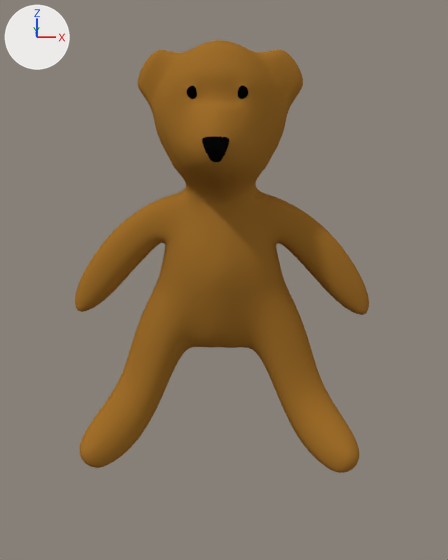
A saved change to the Blender file Blender/DopeBear/dope_bear_8.blend.
The view is the same before and after, from a 50 mm lens placed at (-0.03, -2.78, 1.91), pointed at (0.04, 0.27, 1.12). The lights are fixed; the arrows at upper left show +X, +Y and +Z.

Before the edit, the objects in view are built like this:
```python
me_cube_002 = bpy.data.meshes.new('Cube.002')
me_cube_002.from_pydata(...)  # 1232 vertices, 1193 faces; spans x 0.0..2.35, y -1.27..1.07, z -2.9..3.4
# faces by material slot: [1045, 4, 144]
me_cube_002.materials.append(mat_material)  # brown #a2702c
me_cube_002.materials.append(mat_material_003)  # black #080808
me_cube_002.materials.append(mat_eyes)  # black #030303
ob_body = bpy.data.objects.new('body', me_cube_002)
ob_body.location = (0.027, 0.577, 1.073)
ob_body.rotation_euler = (0.0, 0.0, -0.0601)  # degrees (0, 0, -3.4)
ob_body.scale = (0.359, 0.359, 0.359)
_m = ob_body.modifiers.new('Mirror', 'MIRROR')
_m.use_clip = True
_m = ob_body.modifiers.new('Subsurf', 'SUBSURF')
_m.levels = 2
```
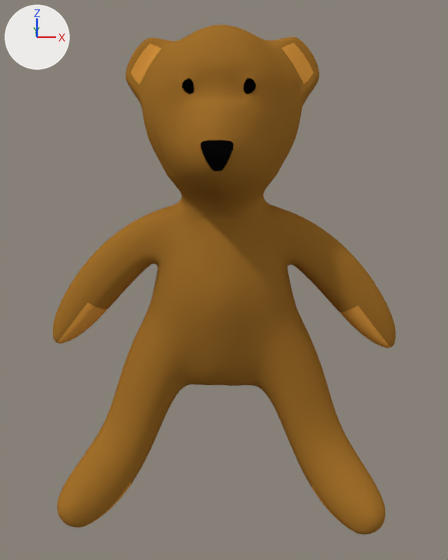
Commit message: DopeBear: added bow knot for bear

Pixel boxes [x1, y1, x2, y2] of what changed, in the pictures (448 x 560 px):
'body', reshaped, moved (17% wider, 18% taller)
    before: [75, 40, 369, 473]
    after: [53, 25, 396, 535]
part 1 of me_cube_002, built on
    before: [138, 48, 303, 126]
    after: [54, 34, 394, 385]
part 2 of me_cube_002, recoloured
    before: [82, 279, 362, 471]
    after: [62, 307, 387, 530]

The change, as a diff of the scene's bpy script:
```diff
--- a/Blender/DopeBear/dope_bear_8.blend.py
+++ b/Blender/DopeBear/dope_bear_8.blend.py
@@ mat_hand_foot @@
+mat_hand_foot = diffuse_material('hand&foot')
+mat_hand_foot.base_color = (0.723, 0.319, 0.0519)  # orange #dd9940
@@ me_cube_002 @@
 # used by ob_body; location = (0.027, 0.577, 1.073); rotation_euler = (0.0, 0.0, -0.0601), in degrees (0, 0, -3.4); scale = (0.359, 0.359, 0.359)
-me_cube_002.from_pydata(...)  # 1232 vertices, 1193 faces; spans x 0.0..2.35, y -1.27..1.07, z -2.9..3.4
+me_cube_002.from_pydata(...)  # 1850 vertices, 1800 faces; spans x 0.0..2.35, y -1.27..1.07, z -2.9..3.4
+# me_cube_002 part 1: 132 vertices moved from x 0.0..1.19, y -0.82..0.69, z 2.35..3.29 to x 0.0..1.17, y -0.83..0.69, z 2.35..3.3; 65 vertices removed from x 0.0..1.17, y -0.82..0.64, z 2.57..3.26; 683 vertices added at x 0.0..2.29, y -0.82..0.83, z -1.19..3.28
+# me_cube_002 part 2: 36 faces spanning x 1.22..2.23, y -0.91..0.45, z -2.9..-0.05 switch from mat_material (brown #a2702c) to mat_hand_foot (orange #dd9940)
 me_cube_002.materials.append(mat_material_003)
@@ ob_body @@
 ob_body = bpy.data.objects.new('body', me_cube_002)
-ob_body.location = (0.027, 0.577, 1.073)
+ob_body.location = (0.027, 0.058, 1.073)
 ob_body.rotation_euler = (0.0, 0.0, -0.0601)  # degrees (0, 0, -3.4)
```
